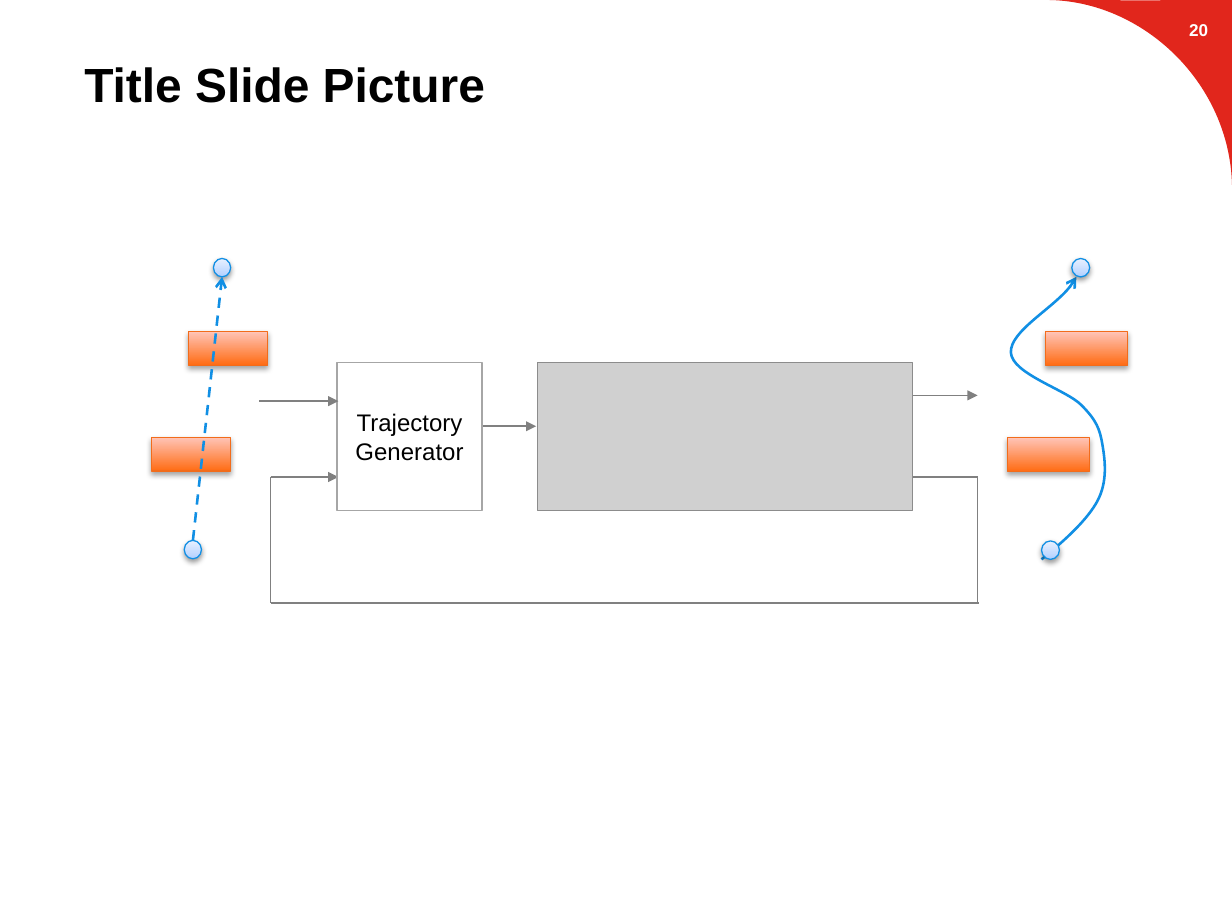
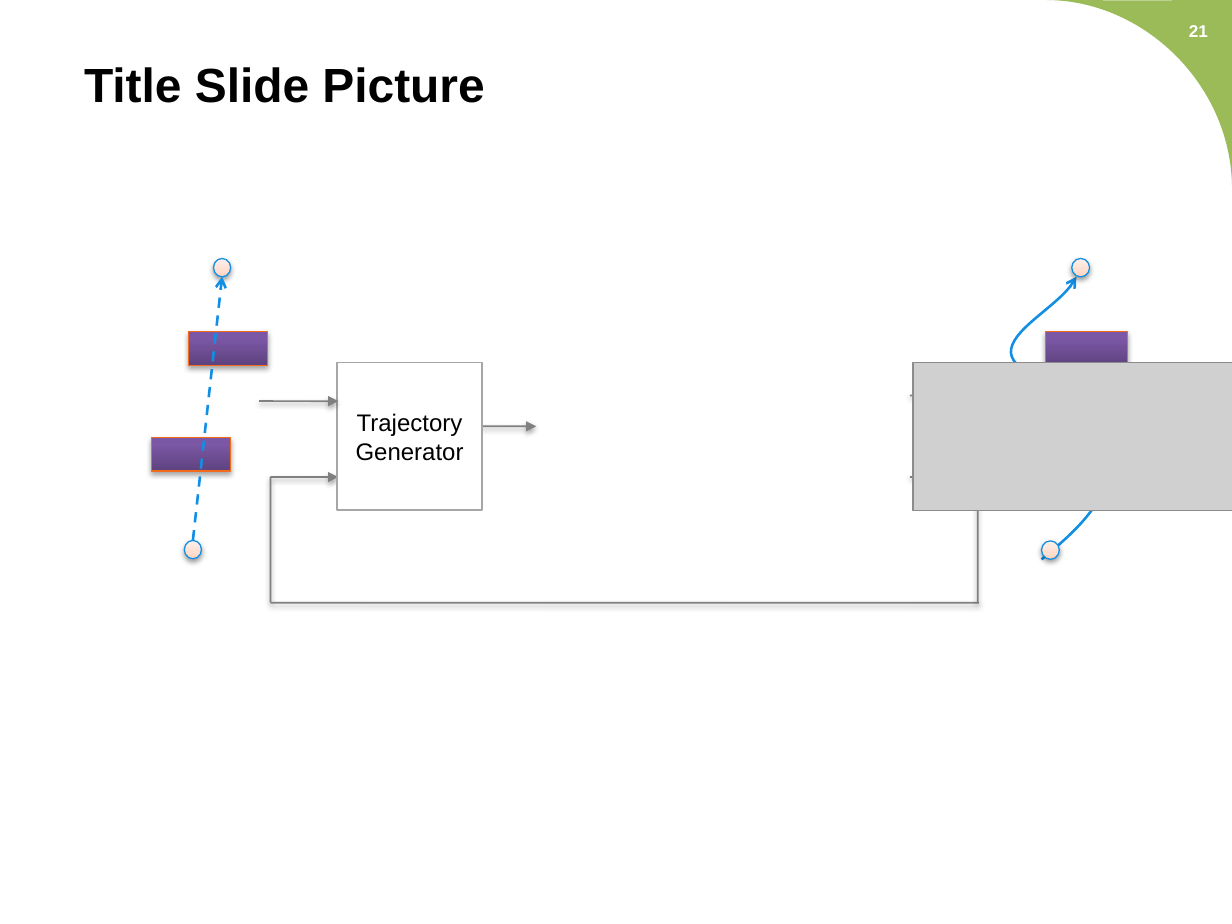
Before and after one commit to suvoganguli/GIG-MPC-Laplacian, a slide deck: slide 21 of 2D Results.pptx. Drawn at 1232x924 pixels with LibreOffice and Linux fonts; fonts in the diff are those of the drawing; grey boxes stand for pictures; background and template pictures are left out. Boxes give left, top, right and bottom in pixels: in the first picture for what was removed or moved away, otherwise in the second. Text is boxed around its words. In the diff, an @@ line names an element or a change of style, - is before the commit and + after.

```diff
--- a/2D Results.pptx
+++ b/2D Results.pptx
@@ freeform shape at <box>1047,0,1232,185</box>: fill #E1261C to #9BBB59 @@
@@ page number at <box>1189,25,1208,37</box>: text changed @@
-20
+21
@@ fill gradient #B0CFFF to #C8DCFF to #EAF2FF to gradient #FFD2BD to #FFDED0 to #FFF2ED; outline #1190E5 0.75 pt to #118FE4 0.75 pt in 4 elements at <box>185,541,202,559</box>, <box>213,259,230,277</box>, <box>1041,541,1058,559</box>, <box>1072,259,1089,277</box> @@
@@ group removed at <box>193,277,978,541</box>: 5 arrows @@
@@ freeform shape added at <box>193,277,223,541</box>, outline #118FE4 1.5 pt @@
@@ freeform shape at <box>1011,277,1105,559</box>: outline #1190E5 1.5 pt to #118FE4 1.5 pt @@
@@ fill gradient #FF6D15 to #FFC5B7 to gradient #5F4480 to #7B58A6 to #7C57A8; outline #F36C1B 0.75 pt to #F26C1B 0.75 pt in 4 elements at <box>1008,437,1090,471</box>, <box>1046,331,1129,365</box>, <box>152,437,230,471</box>, <box>188,331,267,365</box> @@
@@ rectangle "Trajectory Generator" at <box>338,362,483,510</box>: outline #A6A6A6 1 pt to #A6A6A6 0.99 pt @@
@@ picture: place and size @@
-picture at <box>537,362,913,510</box>
+picture at <box>913,362,1232,510</box>
@@ freeform shape added at <box>259,402,338,402</box>, outline #808080 0.99 pt @@
@@ freeform shape added at <box>910,395,978,395</box>, outline #808080 0.99 pt @@
@@ freeform shape added at <box>479,426,536,426</box>, outline #808080 0.99 pt @@
@@ line (271, 477) - (271, 602): stroke #808080 1 pt to #808080 0.99 pt @@
@@ freeform shape added at <box>271,477,339,477</box>, outline #808080 0.99 pt @@
@@ line (910, 477) - (978, 477): stroke #808080 1 pt to #808080 0.99 pt @@
@@ line (978, 477) - (978, 602): stroke #808080 1 pt to #808080 0.99 pt @@
@@ line (271, 602) - (979, 602): stroke #808080 1 pt to #808080 0.99 pt @@
```
Also in this commit, not shown: 20 other slides changed, 25 other files.
